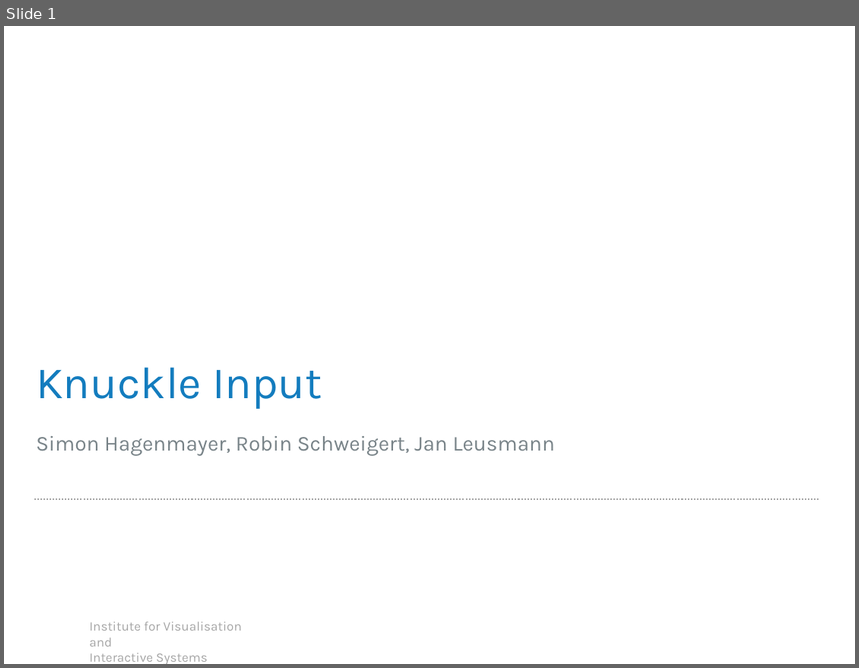
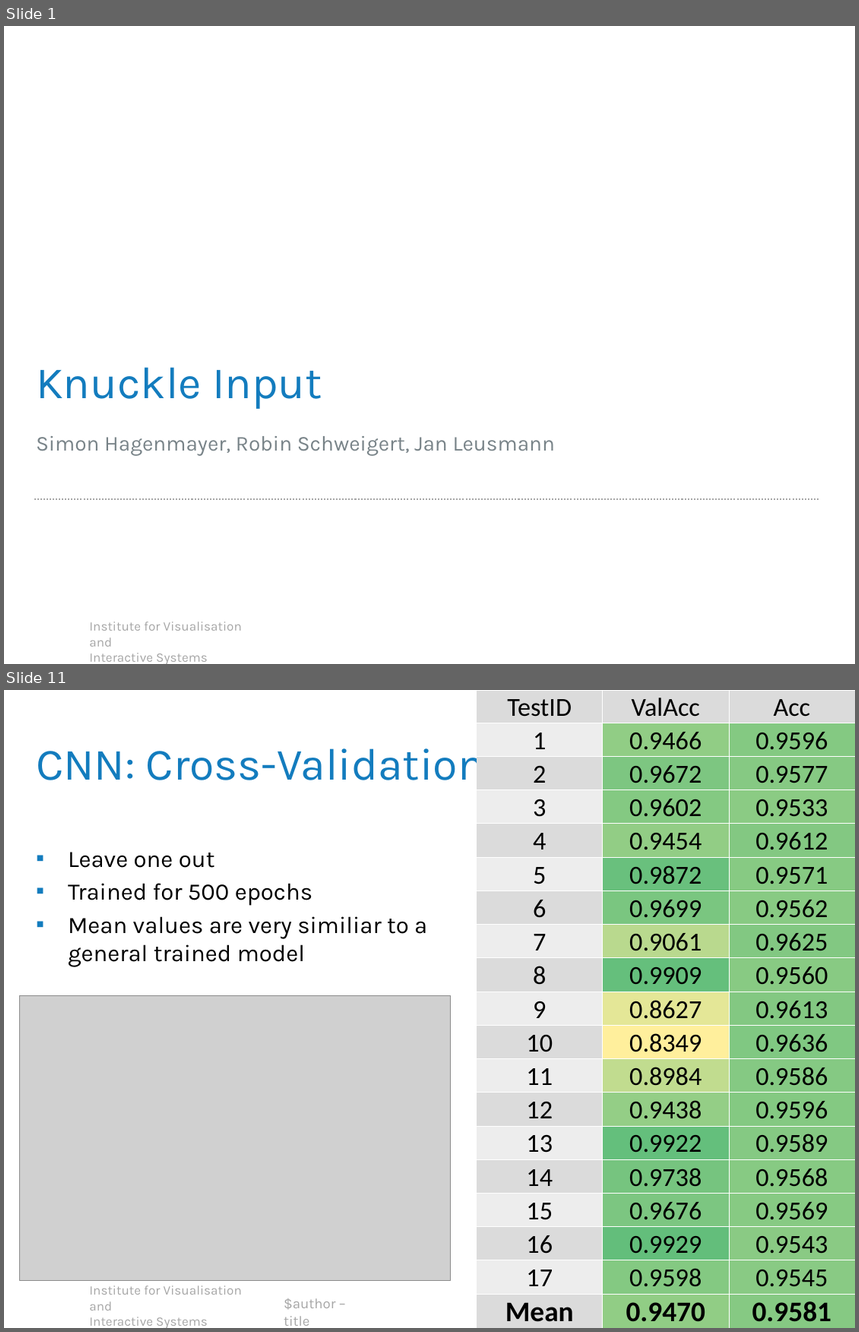
Before and after one commit to robsch94/FaPraKnuckleInput, a slide deck: Presentations/FinalPresentation.pptx. Shown one above the other, each under a label of ours: slide 1 before the commit, slides 1 and 11 after it; the slides between them are not shown. The pictures are 859x668 and 859x1332 pixels, drawn with LibreOffice and Linux fonts; fonts in the diff are those of the drawing; grey boxes stand for pictures; background and template pictures are left out. Boxes give left, top, right and bottom in pixels: in the first picture for what was removed or moved away, otherwise in the second. Text is boxed around its words. In the diff, an @@ line names an element or a change of style, - is before the commit and + after.

```diff
--- a/Presentations/FinalPresentation.pptx
+++ b/Presentations/FinalPresentation.pptx
@@ slide 11 added at <box>4,690,855,1328</box>, background #FFFFFF; not listed: 1 template element that a slide beside it also shows @@
@@ table added at <box>477,690,854,1328</box>, 19 rows, 3 columns @@
+TestID | ValAcc | Acc
+1 | 0.9466 | 0.9596
+2 | 0.9672 | 0.9577
+3 | 0.9602 | 0.9533
+4 | 0.9454 | 0.9612
+5 | 0.9872 | 0.9571
+6 | 0.9699 | 0.9562
+7 | 0.9061 | 0.9625
+8 | 0.9909 | 0.9560
+9 | 0.8627 | 0.9613
+10 | 0.8349 | 0.9636
+11 | 0.8984 | 0.9586
+12 | 0.9438 | 0.9596
+13 | 0.9922 | 0.9589
+14 | 0.9738 | 0.9568
+15 | 0.9676 | 0.9569
+16 | 0.9929 | 0.9543
+17 | 0.9598 | 0.9545
+Mean | 0.9470 | 0.9581
@@ title added at <box>36,749,485,780</box>, 38 pt, text #137CBE @@
+CNN: Cross-Validation
@@ text added at <box>68,852,427,967</box>, 20 pt, text #000000 @@
+▪ Leave one out
+▪ Trained for 500 epochs
+▪ Mean values are very similiar to a general trained model
@@ picture added at <box>19,996,451,1281</box> @@
@@ text added at <box>284,1299,335,1326</box>, 12 pt, text #A6A6A6 @@
+$author – title
@@ page number added at <box>813,1303,823,1313</box>, 12 pt, text #A6A6A6, bold @@
+11
```
Also in this commit, not shown: 3 slides changed, 15 other slides added, 6 slides removed.
